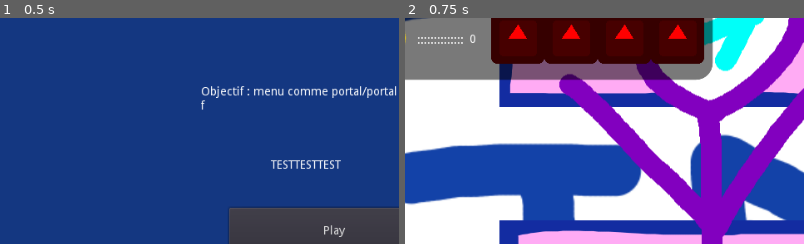
Above: before the commit, frames 1-2 (left to right).
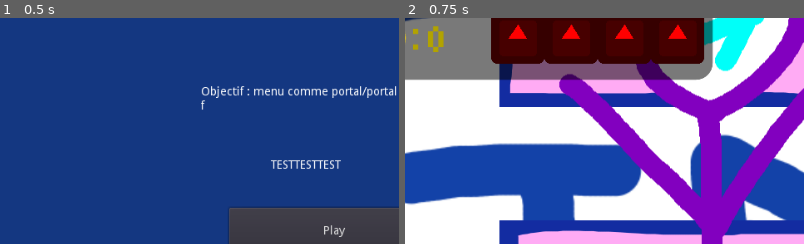
Above: after the commit, the same moments.

Repository: Mayass-Ben-Mammar/Projet-Developpement-Application
Game: Godot game, scene res://Scene/Main Menu.tscn
Two runs of this game, one before a commit and one after it. Both use one fixed random seed, a clock stepped at 60 frames per second and the inputs below. The engine's default icon, where the game draws it, is replaced by a stand-in: a white triangle on a blue panel in a dark square.
Inputs:
- Up to frame 1 (0.5 s): no input
- Up to frame 2 (0.75 s): click "Play" at 0.5 s
The pictures show only the part of the screen within x 11-61%, y 7-57%; the shares and areas given below are measured in that part.

Frame 1 is identical in both runs. In frame 2, 0.5% of the frame differs, in the area x 2-18%, y 3-16%.

Commit message:
Police d'ecriture
Ajout d'une police d'écriture pour le HUD

Diff:
--- a/Scene/Niveau 0.tscn
+++ b/Scene/Niveau 0.tscn
@@ -10,6 +10,7 @@
 [ext_resource path="res://Assets/Piece/PieceT.png" type="Texture" id=8]
 [ext_resource path="res://Assets/Background/BackgroundT.png" type="Texture" id=9]
 [ext_resource path="res://icon.png" type="Texture" id=10]
+[ext_resource path="res://Assets/Police d'écriture/Tiny5-Regular.ttf" type="DynamicFontData" id=11]
 
 [sub_resource type="StyleBoxFlat" id=4]
 bg_color = Color( 0, 0, 0, 0.52549 )
@@ -17,6 +18,14 @@
 corner_radius_top_right = 20
 corner_radius_bottom_right = 20
 corner_radius_bottom_left = 20
+
+[sub_resource type="DynamicFont" id=5]
+size = 50
+font_data = ExtResource( 11 )
+
+[sub_resource type="DynamicFont" id=6]
+size = 50
+font_data = ExtResource( 11 )
 
 [sub_resource type="RectangleShape2D" id=1]
 extents = Vector2( 32, 32 )
@@ -84,17 +93,21 @@
 expand = true
 
 [node name="X" type="Label" parent="HUD"]
-margin_left = 119.0
-margin_top = 56.0
-margin_right = 175.0
-margin_bottom = 70.0
-text = "::::::::::::::"
+margin_left = 114.0
+margin_top = 30.0
+margin_right = 173.0
+margin_bottom = 87.0
+custom_colors/font_color = Color( 0.698039, 0.639216, 0, 1 )
+custom_fonts/font = SubResource( 5 )
+text = ":"
 
 [node name="NCoins" type="Label" parent="HUD"]
-margin_left = 182.0
-margin_top = 55.0
-margin_right = 225.0
-margin_bottom = 69.0
+margin_left = 132.0
+margin_top = 33.0
+margin_right = 208.0
+margin_bottom = 90.0
+custom_colors/font_color = Color( 0.698039, 0.639216, 0, 1 )
+custom_fonts/font = SubResource( 6 )
 text = "##"
 valign = 1
 
@@ -155,7 +168,7 @@
 [node name="Dossier Coins" type="Node2D" parent="."]
 
 [node name="Coin" parent="Dossier Coins" instance=ExtResource( 4 )]
-position = Vector2( 210, 16 )
+position = Vector2( 209, 13 )
 
 [node name="Coin2" parent="Dossier Coins" instance=ExtResource( 4 )]
 position = Vector2( 1315, 400 )
Not shown, added: Assets/Police d'écriture/OFL.txt
Binary file added: Assets/Police d'écriture/Tiny5-Regular.ttf
Not shown: 1 places in Scene/Niveau 0.tscn that only renumber resources
